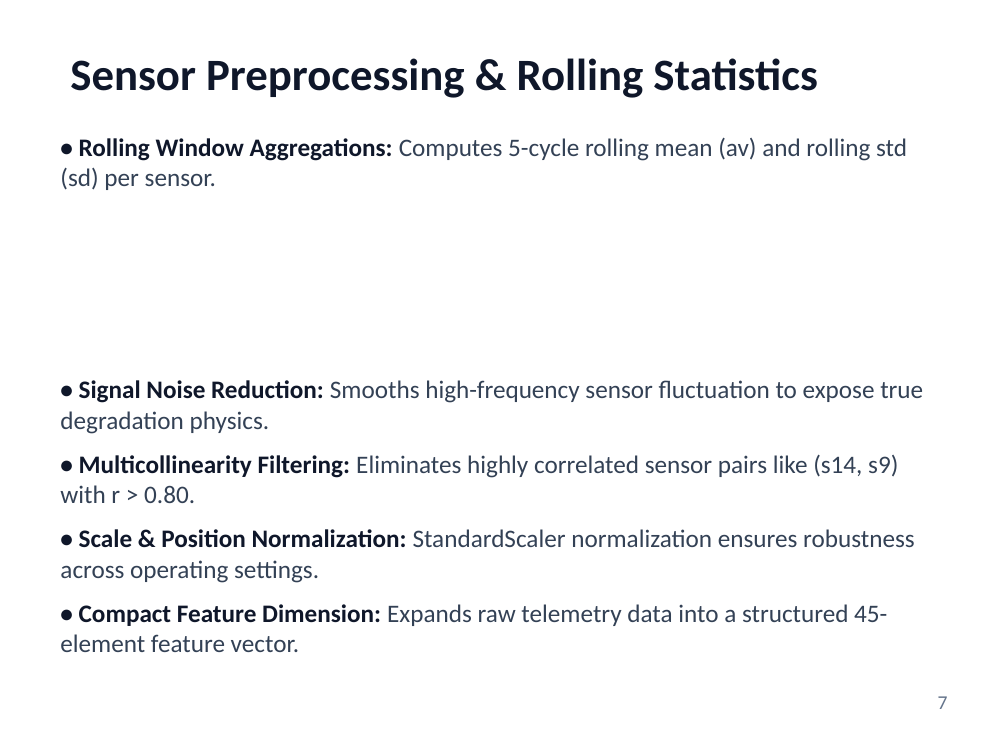
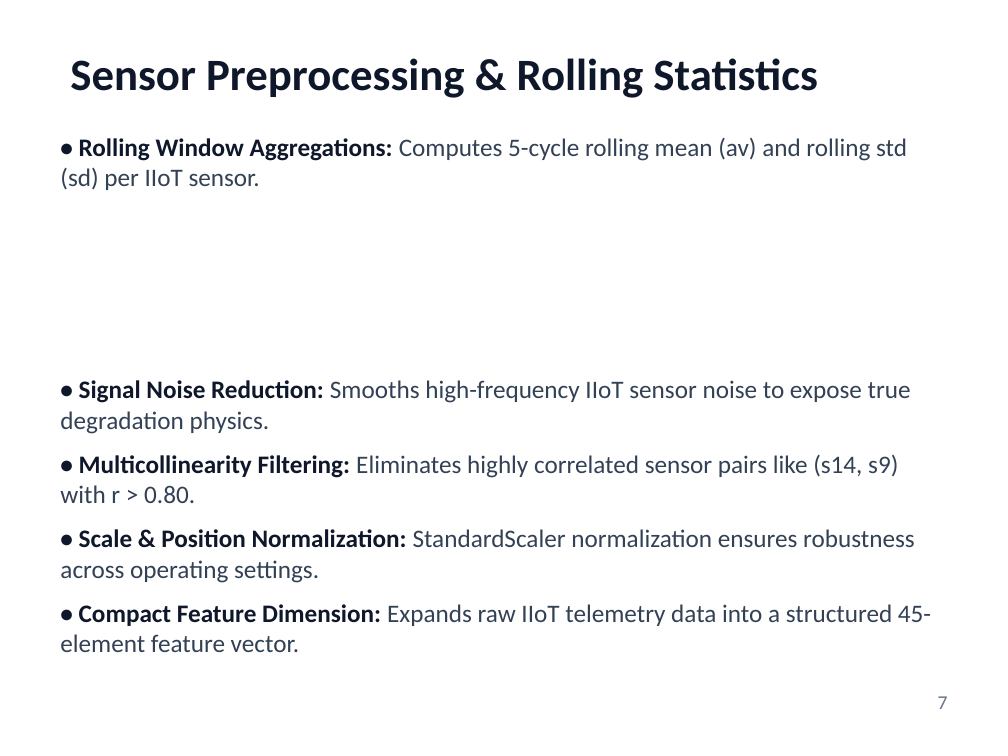
Before and after one commit to PiyushTiwari2051/Predictive-Master, a slide deck: slide 7 of Internship Presentation PPTs Template Final.pptx. Drawn at 1008x756 pixels with LibreOffice and Linux fonts; fonts in the diff are those of the drawing. Boxes give left, top, right and bottom in pixels: in the first picture for what was removed or moved away, otherwise in the second. Text is boxed around its words. In the diff, an @@ line names an element or a change of style, - is before the commit and + after.

```diff
--- a/Internship Presentation PPTs Template Final.pptx
+++ b/Internship Presentation PPTs Template Final.pptx
@@ text at box(60, 137, 911, 434): text changed @@
-• Rolling Window Aggregations: Computes 5-cycle rolling mean (av) and rolling std (sd) per sensor.
-• Signal Noise Reduction: Smooths high-frequency sensor fluctuation to expose true degradation physics.
+• Rolling Window Aggregations: Computes 5-cycle rolling mean (av) and rolling std (sd) per IIoT sensor.
+• Signal Noise Reduction: Smooths high-frequency IIoT sensor noise to expose true degradation physics.
@@ text at box(60, 604, 931, 652): text changed @@
-• Compact Feature Dimension: Expands raw telemetry data into a structured 45-element feature vector.
+• Compact Feature Dimension: Expands raw IIoT telemetry data into a structured 45-element feature vector.
```
Also in this commit, not shown: 10 other slides changed, 1 other file.
